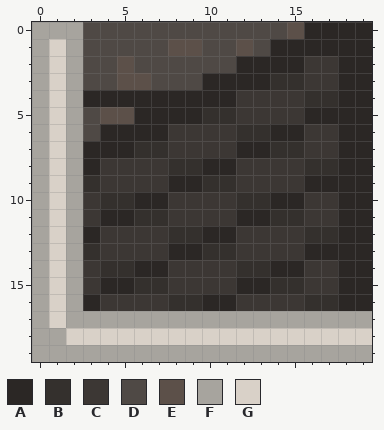
Two versions of one pixel-art sprite, resources/images/tiles/roof-top-16.png. Above is the file before it was changed.
The file is 20x20 pixels.
Palette (. is transparent): A #2b2725  B #34302d  C #3c3734  D #4f4945  E #5c5049  F #a7a49e  G #d9d1c8
Pixels before, first column x 0:
 0 FFFDDDDDDDDDDDDEAAAA
 1 FGFDDDDDEEDDEDAAAAAA
 2 FGFDDEDDDDDDAAAACCAA
 3 FGFDDEEDDDAAAABBCCAA
 4 FGFAAAAAAAAACCCCBBAA
 5 FGFDEEAAAABBCCCCAAAA
 6 FGFDAAAACCCCBBAACCAA
 7 FGFAAABBCCCCAABBCCAA
 8 FGFACCCCBBAACCCCBBAA
 9 FGFBCCCCAABBCCCCAAAA
10 FGFCBBAACCCCBBAACCAA
11 FGFCAABBCCCCAABBCCAA
12 FGFACCCCBBAACCCCBBAA
13 FGFBCCCCAABBCCCCAAAA
14 FGFCBBAACCCCBBAACCAA
15 FGFCAABBCCCCAABBCCAA
16 FGFACCCCBBAACCCCBBAA
17 FGFFFFFFFFFFFFFFFFFF
18 FFGGGGGGGGGGGGGGGGGG
19 FFFFFFFFFFFFFFFFFFFF
After:
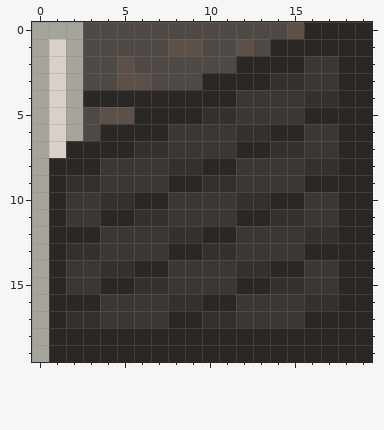
Change:
Changed rows in their new state; - is an unchanged pixel.
first column x 1:
 7 -A-----------------
 8 AA-----------------
 9 AB-----------------
10 AC-----------------
11 AC-----------------
12 AA-----------------
13 AB-----------------
14 AC-----------------
15 AC-----------------
16 AA-----------------
17 ABBCCCCAABBCCCCAAAA
18 AAAAAAAAAAAAAAAAAAA
19 AAAAAAAAAAAAAAAAAAA
Where, in picture pixels (left, top, right, bottom), the same in both pictures:
changed: (49, 141, 372, 362)
